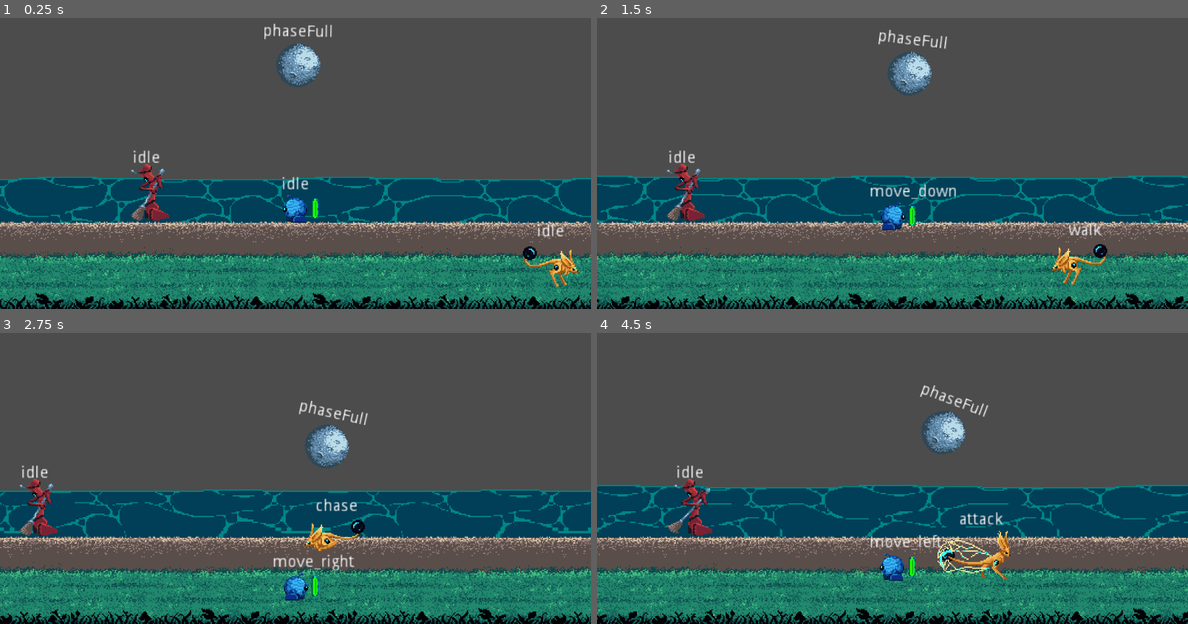
Above: before the commit, frames 1-4 (two rows, left to right).
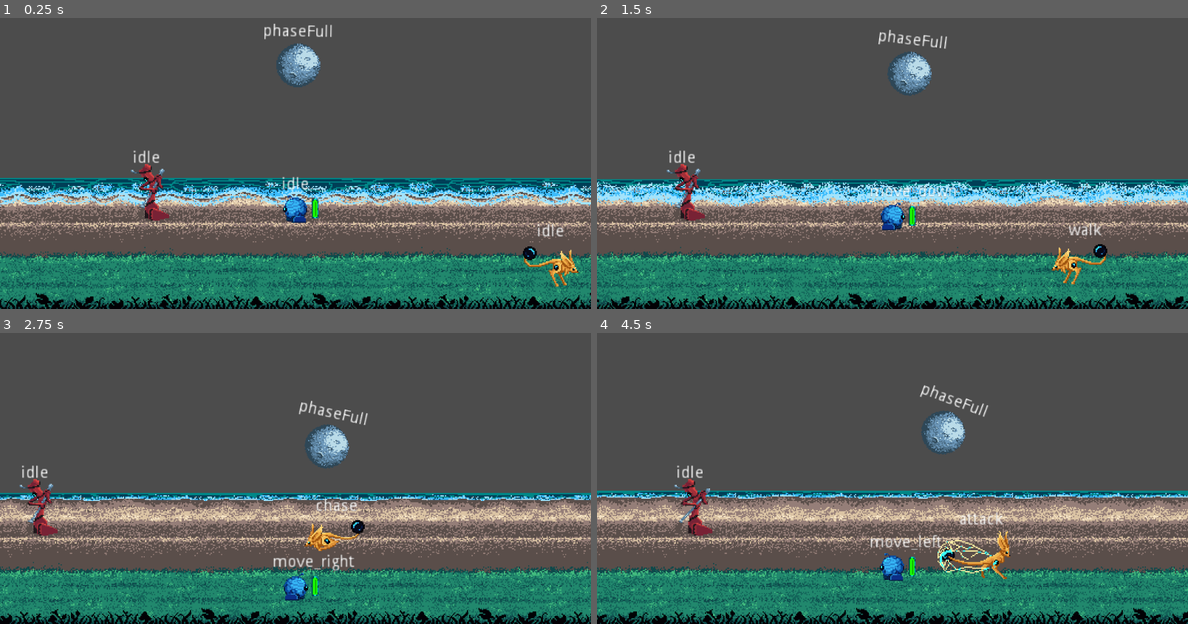
Above: after the commit, the same moments.

Repository: GeekzGamingz/Myunjoule
Game: Godot game, scene res://source/Levels/Level_Debug.tscn
The game is run twice, just before and just after one commit, with the same random seed, the same clock (stepped at 60 frames per second) and the same inputs. The engine's default icon, where the game draws it, is replaced by a stand-in: a white triangle on a blue panel in a dark square.
Inputs:
- Up to frame 1 (0.25 s): no input
- Up to frame 2 (1.5 s): hold D (move_right) 0.53-1.28 s; hold E (activate) 0.53-1.28 s; hold S (move_backward) from 1.28 s (still down); tap E (activate) at 1.35 s
- Up to frame 3 (2.75 s): release S (move_backward) at 2.03 s; hold D (move_right) from 2.03 s (still down); hold E (activate) from 2.03 s (still down)
- Up to frame 4 (4.5 s): release D (move_right) at 2.78 s; release E (activate) at 2.78 s; hold W (move_forward) 2.78-3.53 s; tap E (activate) at 2.85, 4.35 s; hold E (activate) 3.53-4.28 s; hold A (move_left) from 3.53 s (still down)

The runs differ from the first frame. In frame 1, 13% of the frame differs, in the area x 0-100%, y 54-71%; in frame 2, 14%; in frame 3, 15%; in frame 4, 17%, in the area x 0-100%, y 52-71%.

Commit message:
Mewn & Interface Tweaks

Diff:
--- a/source/Actors/Yorker/Yorker.gd
+++ b/source/Actors/Yorker/Yorker.gd
@@ -1,13 +1,13 @@
 extends KinematicBody2D
 #-------------------------------------------------------------------------------------------------#
+#Variables
 var dialog
 var startDialogue = false
 var inDialogue = false
 var inRange = false
 var phaseDia = 0
-#-------------------------------------------------------------------------------------------------#
-#Variables
 var dialog_scene = preload("res://source/UI/Dialog/DialogInterface.tscn")
+#OnReady Variables
 #-------------------------------------------------------------------------------------------------#
 func _process(delta: float) -> void:
 	if startDialogue && !inDialogue:
@@ -15,13 +15,13 @@
 			0:
 				diaCheck()
 				dialog.dialog = Dialogue.YorkerIntro
-				get_parent().get_node("Player").call_deferred("add_child", dialog)
+				addDia()
 			1:
 				diaCheck()
 				dialog.dialog = Dialogue.YorkerChoiceDia1
 				dialog.diaChoice1 = Dialogue.YorkerChoice1
 				dialog.diaChoice2 = Dialogue.YorkerChoice2
-				get_parent().get_node("Player").call_deferred("add_child", dialog)
+				addDia()
 #Toggle startDialogue
 func _input(event: InputEvent) -> void:
 	if event.is_action_pressed("activate") && inRange:
@@ -45,3 +45,5 @@
 	inDialogue = false
 	inRange = true
 	phaseDia += 1
+func addDia():
+	get_tree().root.call_deferred("add_child", dialog)
--- a/source/Levels/Beach/Beach.tscn
+++ b/source/Levels/Beach/Beach.tscn
@@ -211,7 +211,7 @@
 [node name="YSort" type="YSort" parent="."]
 
 [node name="Waves" type="Sprite" parent="YSort"]
-z_index = -2
+z_index = -3
 texture = ExtResource( 1 )
 hframes = 6
 
@@ -235,7 +235,7 @@
 
 [node name="AnimationPlayer" type="AnimationPlayer" parent="AnimationPlayers"]
 root_node = NodePath("../..")
-autoplay = "idle_mid"
+autoplay = "idle_low"
 anims/RESET = SubResource( 2 )
 anims/idle_high = SubResource( 3 )
 anims/idle_low = SubResource( 1 )
--- a/source/Levels/Level_Debug.tscn
+++ b/source/Levels/Level_Debug.tscn
@@ -50,6 +50,3 @@
 
 [node name="Bottle_Buried" parent="YSort" instance=ExtResource( 7 )]
 position = Vector2( -300, 210 )
-
-[connection signal="energyUpdate_charge" from="YSort/Player" to="YSort/Player/ProgressBars" method="energyUpdate_charge"]
-[connection signal="energyUpdate_drain" from="YSort/Player" to="YSort/Player/ProgressBars" method="energyUpdate_drain"]
--- a/source/UI/Dialog/DialogInterface.tscn
+++ b/source/UI/Dialog/DialogInterface.tscn
@@ -21,8 +21,6 @@
 font_data = SubResource( 3 )
 
 [node name="DialogInterface" type="Control"]
-margin_top = 50.0
-margin_bottom = 50.0
 rect_scale = Vector2( 0.5, 0.5 )
 script = ExtResource( 3 )
 __meta__ = {
Not shown, added: assets/Objects/Gadgets/Alertdrone-activated-Sheet.png.import
